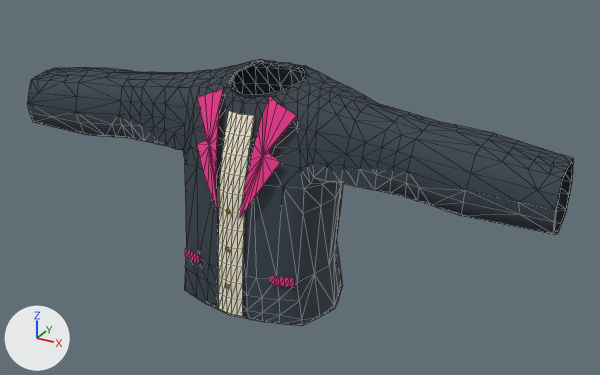
The glTF model character_creator_app/assets/shirts/glb/01_Midnight_Lapel.glb: old version first, new version second.
Before and after are seen from a 50 mm camera at (1.76, -2.92, 3.53) aimed at (0.14, 0.03, 2.06). Lighting does not change. The marker at lower left points along +X, +Y and +Z. The first picture is the older version. Mesh edges are drawn as thin lines. Vertices at exactly the same position are counted once.

The older version as bpy lines, for what is in view:
```python
me_01_midnight_lapel_mesh_001 = bpy.data.meshes.new('01_Midnight_Lapel mesh.001')
me_01_midnight_lapel_mesh_001.from_pydata(...)  # 864 vertices, 1514 faces; spans x -1.27..1.27, y -0.36..0.24, z 1.56..2.58
# faces by material slot: [110, 1326, 60, 18]
me_01_midnight_lapel_mesh_001.materials.append(mat_wardrobe___cream)  # pale yellow #f8f0d7
me_01_midnight_lapel_mesh_001.materials.append(mat_wardrobe___charcoal)  # dark blue #35404b
me_01_midnight_lapel_mesh_001.materials.append(mat_wardrobe___pink)  # pink #ed3590
me_01_midnight_lapel_mesh_001.materials.append(mat_wardrobe___gold)  # yellow #fac83f
ob_export_01_midnight_lapel = bpy.data.objects.new('EXPORT_01_Midnight_Lapel', me_01_midnight_lapel_mesh_001)
ob_export_01_midnight_lapel.location = (0.0, 0.0, 0.0)
```
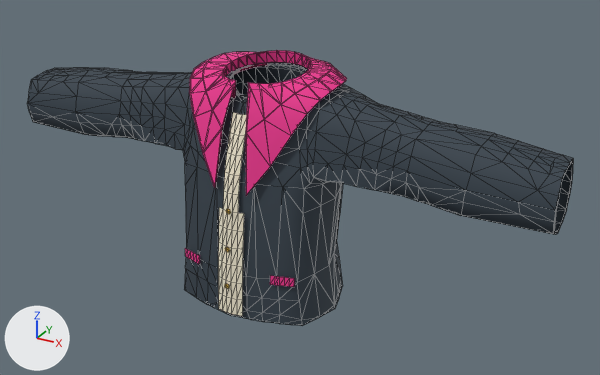
The change, as JSON lines over the scene's bpy script:
```json
{"block": "me_01_midnight_lapel_mesh_001", "where": "# used by ob_export_01_midnight_lapel; location = (0.0, 0.0, 0.0)"}
{"op": "remove", "block": "me_01_midnight_lapel_mesh_001", "code": "me_01_midnight_lapel_mesh_001.from_pydata(...)  # 864 vertices, 1514 faces; spans x -1.27..1.27, y -0.36..0.24, z 1.56..2.58"}
{"op": "add", "block": "me_01_midnight_lapel_mesh_001", "code": "me_01_midnight_lapel_mesh_001.from_pydata(...)  # 1020 vertices, 1866 faces; spans x -1.27..1.27, y -0.36..0.31, z 1.56..2.62"}
{"block": "me_01_midnight_lapel_mesh_001", "change": "me_01_midnight_lapel_mesh_001 part 1: a new loose piece of 208 vertices spanning x -0.34..0.34, y -0.31..0.31, z 2.14..2.62, in mat_wardrobe___pink (pink #ed3590)"}
{"block": "me_01_midnight_lapel_mesh_001", "change": "me_01_midnight_lapel_mesh_001 part 2"}
{"block": "me_01_midnight_lapel_mesh_001", "change": "74 vertices are removed from x -0.24..0.24, y -0.33..0.11, z 2.04..2.58"}
{"block": "me_01_midnight_lapel_mesh_001", "change": "137 faces are deleted"}
{"block": "me_01_midnight_lapel_mesh_001", "change": "4 vertices in x -0.11..0.11, y 0.13..0.17, z 2.57 move by (0.0, 0.02, -0.01)"}
{"block": "me_01_midnight_lapel_mesh_001", "change": "4 vertices in x -0.06..0.06, y 0.16..0.17, z 2.56 move by (0.0, 0.02, 0.0)"}
{"block": "me_01_midnight_lapel_mesh_001", "change": "3 vertices in x -0.13..0.09, y -0.15..-0.12, z 2.52 move by (0.0, -0.02, 0.0)"}
{"block": "me_01_midnight_lapel_mesh_001", "change": "3 vertices in x -0.04..0.04, y 0.18, z 2.56 move by (0.0, 0.01, 0.0)"}
{"block": "me_01_midnight_lapel_mesh_001", "change": "12 vertices move from x -0.15..0.11, y -0.15..0.16, z 2.52..2.58 to x -0.17..0.12, y -0.17..0.17, z 2.52..2.56"}
{"block": "me_01_midnight_lapel_mesh_001", "change": "22 vertices are added at x -0.18..0.18, y -0.2..0.14, z 2.52..2.56"}
{"block": "me_01_midnight_lapel_mesh_001", "change": "77 new faces join them, mat_wardrobe___charcoal (dark blue #35404b)"}
```

What differs and where, as boxes (x1, y1, x2, y2) in the pictures (600 x 375 px):
```json
{"object": "EXPORT_01_Midnight_Lapel", "change": "reshaped", "before": [27, 59, 573, 326], "after": [27, 50, 573, 326]}
{"part": 1, "of": "me_01_midnight_lapel_mesh_001", "change": "added", "after": [189, 50, 347, 195], "on screen": "pink"}
{"part": 2, "of": "me_01_midnight_lapel_mesh_001", "change": "reshaped", "before": [197, 59, 323, 217], "after": [233, 62, 308, 97]}
```
